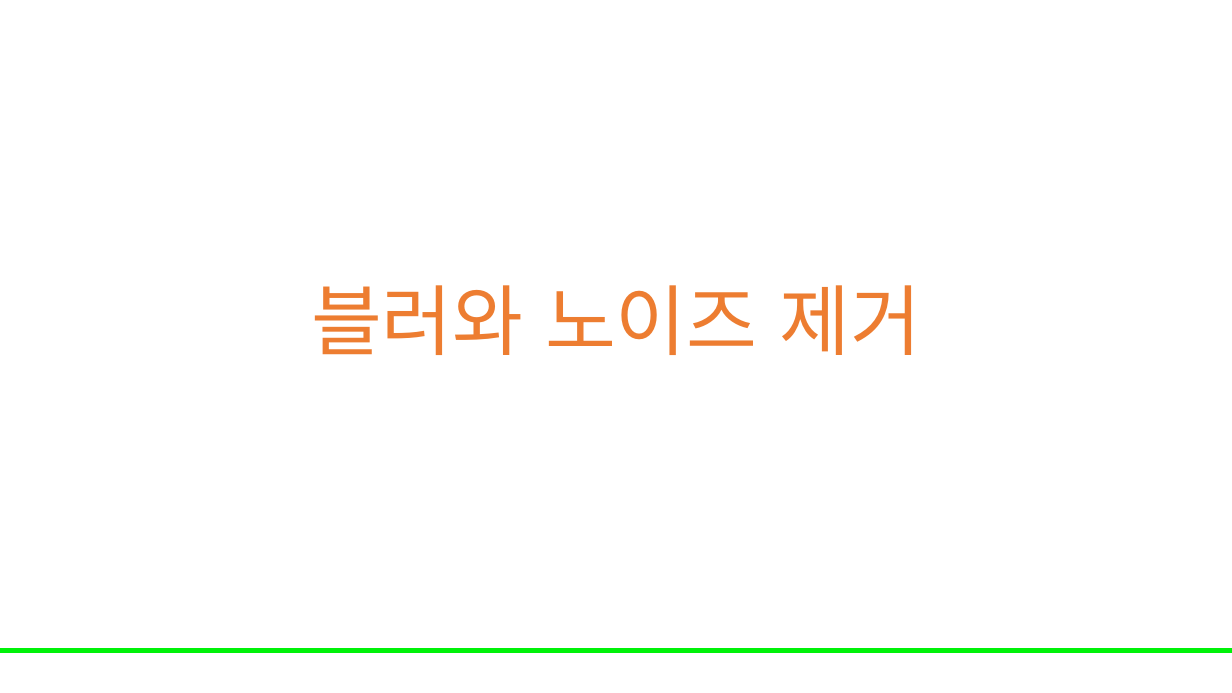
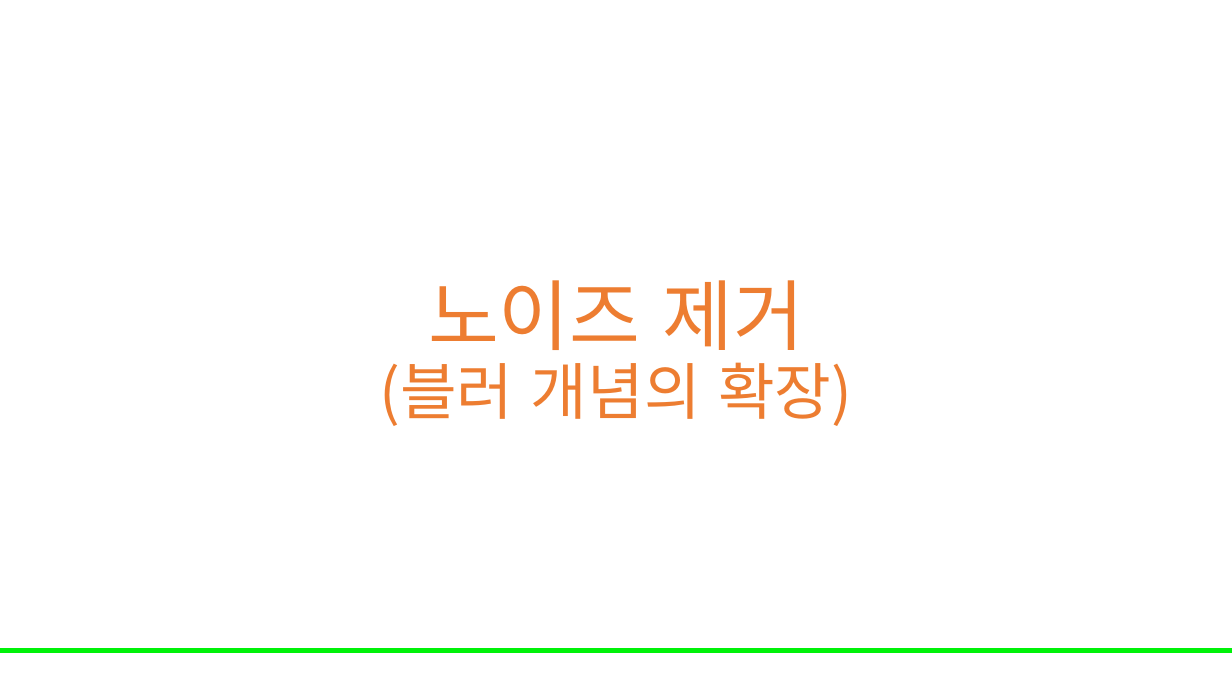
Before and after one commit to Leader-Lesson/KDT_RE_5th, a slide deck: slide 2 of material/5_AI/04_데이터 전처리와 EDA 기초.pptx (slide 26 before the commit). Drawn at 1232x693 pixels with LibreOffice and Linux fonts; fonts in the diff are those of the drawing; background and template pictures are left out. Boxes give left, top, right and bottom in pixels: in the first picture for what was removed or moved away, otherwise in the second. Text is boxed around its words. In the diff, an @@ line names an element or a change of style, - is before the commit and + after.

```diff
--- a/material/5_AI/04_데이터 전처리와 EDA 기초.pptx
+++ b/material/5_AI/04_데이터 전처리와 EDA 기초.pptx
@@ text at [380,280,852,426]: text changed; size 60 to 48 pt @@
-블러와 노이즈 제거
+노이즈 제거
+(블러 개념의 확장)
```
Also in this commit, not shown: 4 other slides changed, 3 slides added, 36 slides removed.
